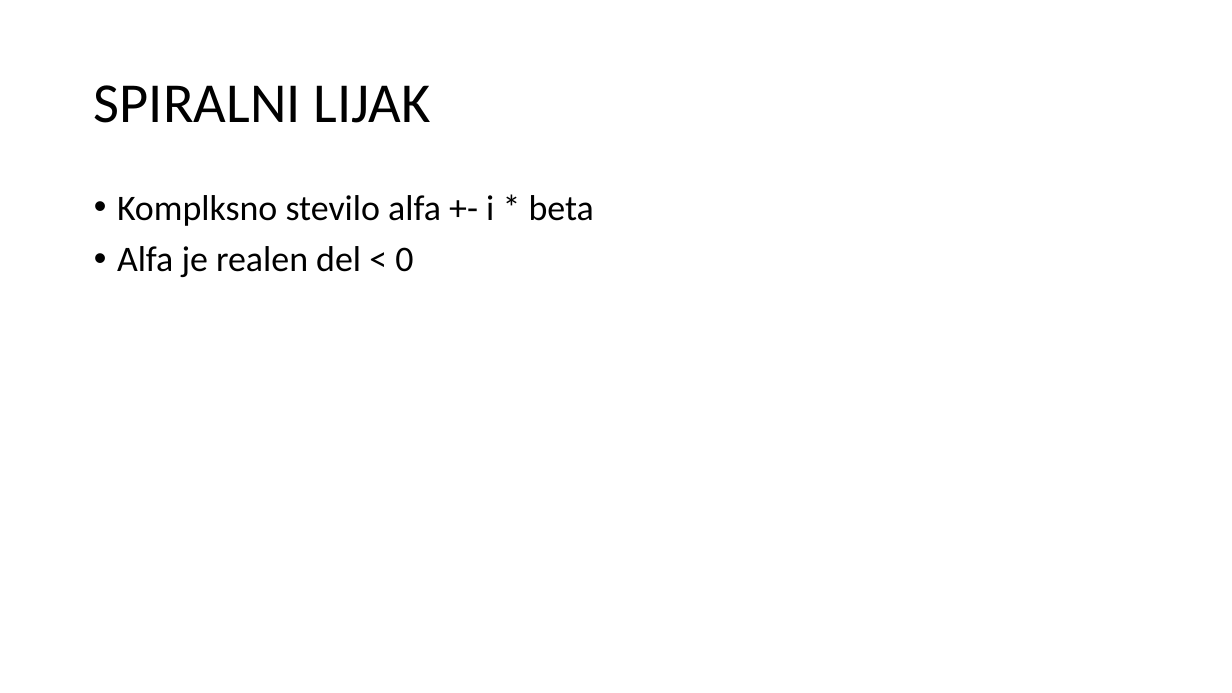
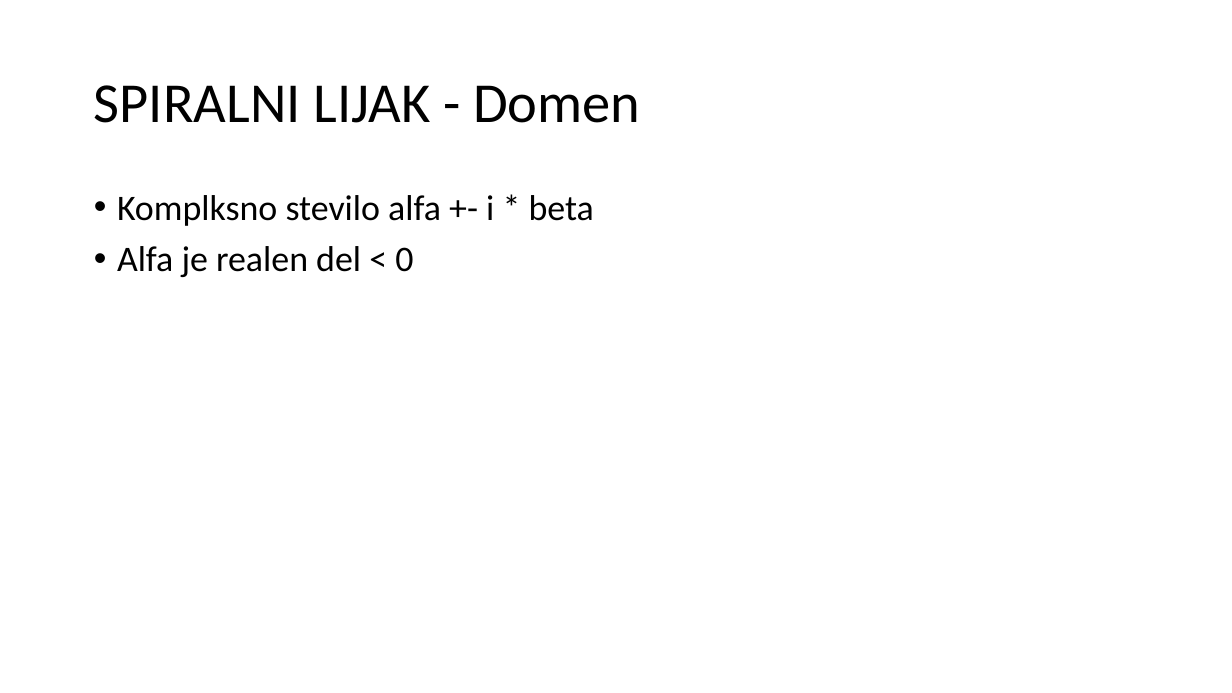
Before and after one commit to DomenMohorcic/Population-dynamics-in-the-food-chain, a slide deck: slide 12 of docs/predstavitev_text.pptx. Drawn at 1232x693 pixels with LibreOffice and Linux fonts; fonts in the diff are those of the drawing. Boxes give left, top, right and bottom in pixels: in the first picture for what was removed or moved away, otherwise in the second. Text is boxed around its words. In the diff, an @@ line names an element or a change of style, - is before the commit and + after.

```diff
--- a/docs/predstavitev_text.pptx
+++ b/docs/predstavitev_text.pptx
@@ title at box(94, 85, 640, 123): text changed @@
-SPIRALNI LIJAK
+SPIRALNI LIJAK - Domen
```
Also in this commit, not shown: 11 other slides changed, 1 other file.
